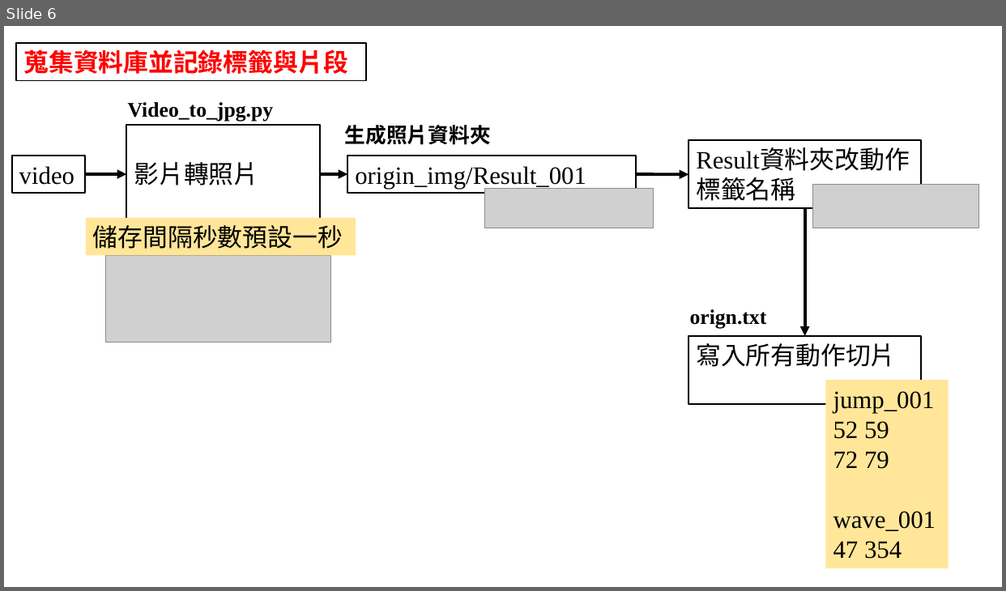
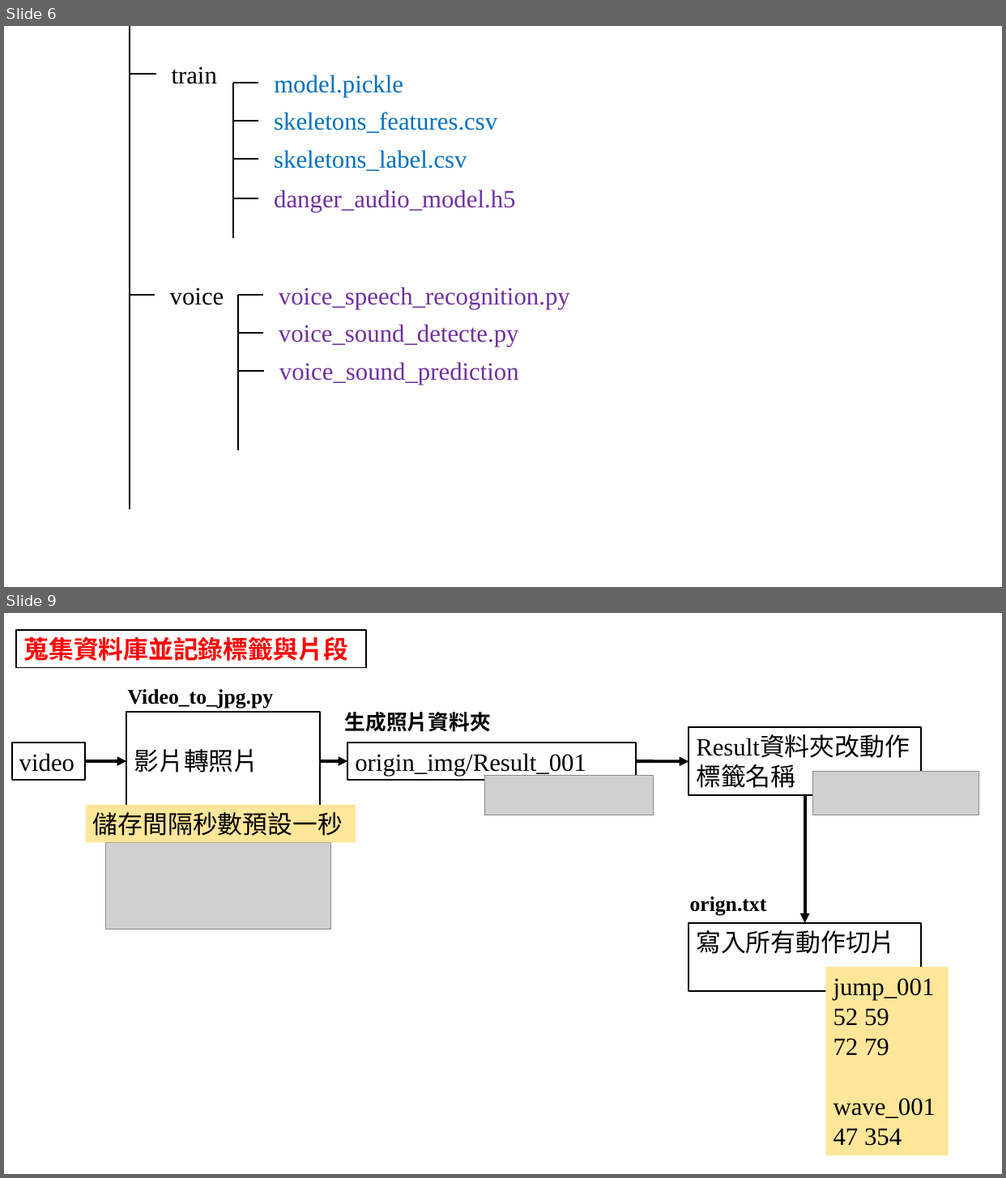
Before and after one commit to Luno82o/FinalProject-Impossible, a slide deck: tfpose-realtime2/結構.pptx. Shown one above the other, each under a label of ours: slide 6 before the commit, slides 6 and 9 after it; the slides between them are not shown. The pictures are 1006x591 and 1006x1178 pixels, drawn with LibreOffice and Linux fonts; fonts in the diff are those of the drawing; grey boxes stand for pictures. Boxes give left, top, right and bottom in pixels: in the first picture for what was removed or moved away, otherwise in the second. Text is boxed around its words. In the diff, an @@ line names an element or a change of style, - is before the commit and + after.

```diff
--- a/tfpose-realtime2/結構.pptx
+++ b/tfpose-realtime2/結構.pptx
@@ slide 6 added at (x1=4, y1=26, x2=1002, y2=587), background #FFFFFF @@
@@ line added from (129, 26) to (129, 510), #000000 1.5 pt @@
@@ line added from (130, 74) to (156, 74), #000000 1.5 pt @@
@@ text added at (x1=172, y1=66, x2=217, y2=84), 24 pt, text #000000 @@
+train
@@ line added from (233, 83) to (233, 238), #000000 1.5 pt @@
@@ line added from (234, 83) to (258, 83), #000000 1.5 pt @@
@@ text added at (x1=274, y1=75, x2=403, y2=97), 24 pt, text #0070C0 @@
+model.pickle
@@ line added from (233, 121) to (258, 121), #000000 1.5 pt @@
@@ text added at (x1=274, y1=112, x2=497, y2=133), 24 pt, text #0070C0 @@
+skeletons_features.csv
@@ line added from (233, 159) to (258, 159), #000000 1.5 pt @@
@@ text added at (x1=274, y1=150, x2=467, y2=171), 24 pt, text #0070C0 @@
+skeletons_label.csv
@@ text added at (x1=274, y1=190, x2=515, y2=213), 24 pt, text #7030A0 @@
+danger_audio_model.h5
@@ line added from (233, 199) to (258, 199), #000000 1.5 pt @@
@@ text added at (x1=170, y1=288, x2=224, y2=305), 24 pt, text #000000 @@
+voice
@@ text added at (x1=279, y1=287, x2=570, y2=310), 24 pt, text #7030A0 @@
+voice_speech_recognition.py
@@ line added from (129, 296) to (155, 296), #000000 1.5 pt @@
@@ line added from (238, 296) to (238, 450), #000000 1.5 pt @@
@@ line added from (238, 296) to (264, 296), #000000 1.5 pt @@
@@ line added from (238, 333) to (264, 333), #000000 1.5 pt @@
@@ text added at (x1=279, y1=324, x2=519, y2=347), 24 pt, text #7030A0 @@
+voice_sound_detecte.py
@@ text added at (x1=279, y1=362, x2=519, y2=385), 24 pt, text #7030A0 @@
+voice_sound_prediction
@@ line added from (239, 371) to (265, 371), #000000 1.5 pt @@
@@ what was slide 6 is now slide 9 @@
```
Also in this commit, not shown: 6 slides changed, 4 other slides added, 28 other files.
